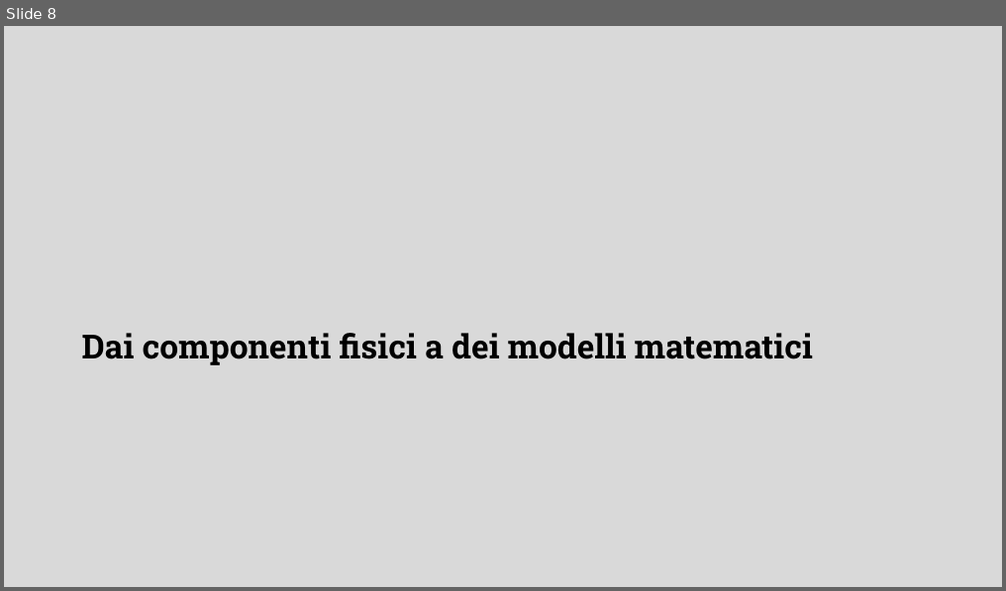
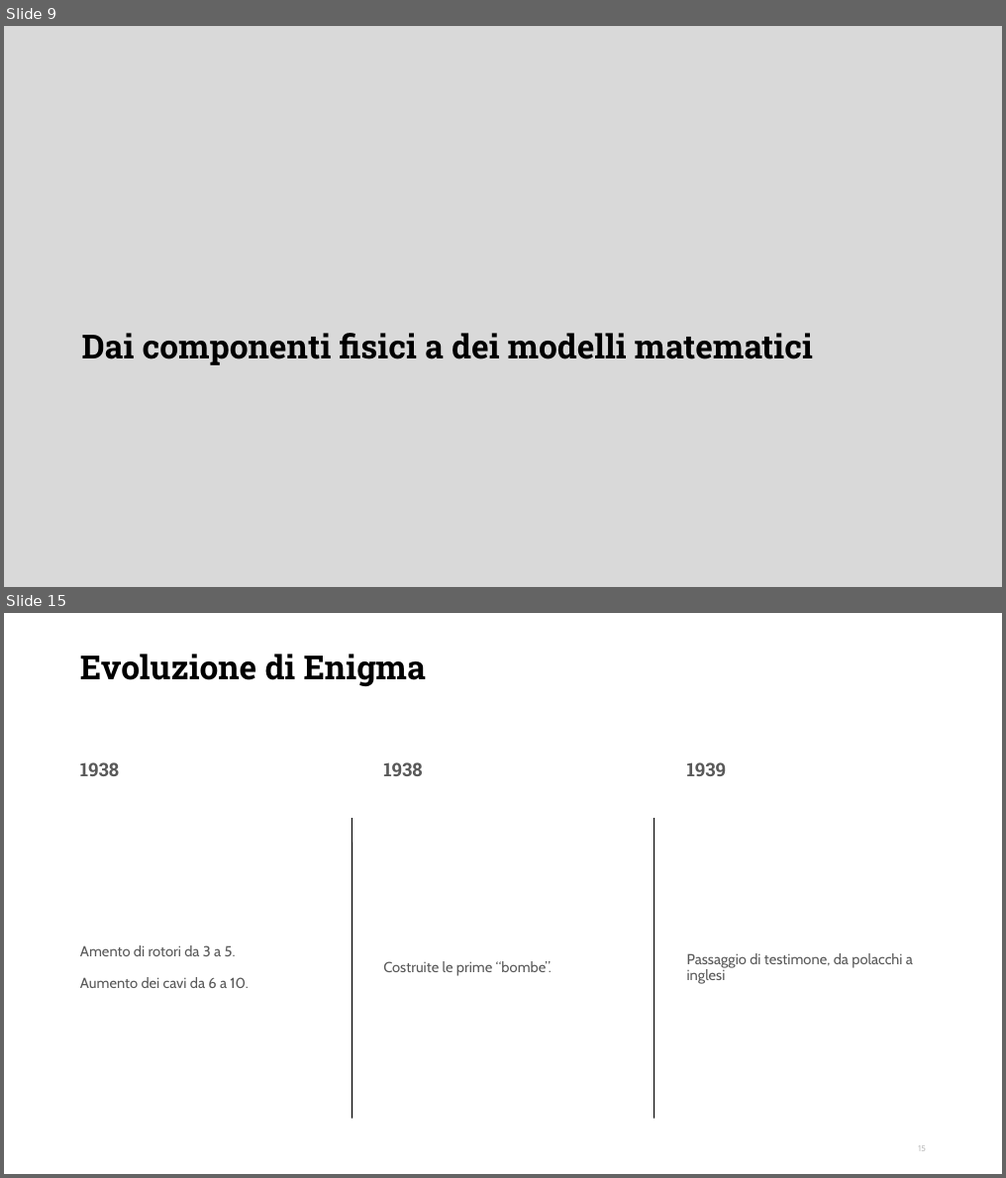
Before and after one commit to DanieleFerretti03/tesi-enigma, a slide deck: presentazione.odp. Shown one above the other, each under a label of ours: slide 8 before the commit, slides 9 and 15 after it; the slides between them are not shown. The pictures are 1006x591 and 1006x1178 pixels, drawn with LibreOffice and Linux fonts; fonts in the diff are those of the drawing; background and template pictures are left out. Boxes give left, top, right and bottom in pixels: in the first picture for what was removed or moved away, otherwise in the second. Text is boxed around its words. In the diff, an @@ line names an element or a change of style, - is before the commit and + after.

```diff
--- a/presentazione.odp
+++ b/presentazione.odp
@@ slide 15 added at bbox=[4, 613, 1002, 1174], background #FFFFFF @@
@@ title added at bbox=[80, 654, 426, 686], 32 pt, text #000000, bold @@
+Evoluzione di Enigma
@@ text added at bbox=[80, 762, 119, 776], 18 pt, text #595959, bold @@
+1938
@@ text added at bbox=[383, 762, 422, 776], 18 pt, text #595959, bold @@
+1938
@@ text added at bbox=[687, 762, 727, 776], 18 pt, text #595959, bold @@
+1939
@@ line added from (352, 818) to (352, 1118), #000000 0.99 pt @@
@@ line added from (654, 818) to (654, 1118), #000000 0.99 pt @@
@@ text added at bbox=[80, 946, 248, 988], 14 pt, text #595959 @@
+Amento di rotori da 3 a 5.
+Aumento dei cavi da 6 a 10.
@@ text added at bbox=[383, 961, 551, 976], 14 pt, text #595959 @@
+Costruite le prime “bombe”.
@@ text added at bbox=[687, 954, 913, 984], 14 pt, text #595959 @@
+Passaggio di testimone, da polacchi a inglesi
@@ page number added at bbox=[918, 1146, 926, 1152], 8.2 pt, text #BFBFBF @@
+15
@@ what was slide 8 is now slide 9 @@
```
Also in this commit, not shown: 1 slide changed, 12 other slides added, 9 slides removed, 2 other files.
